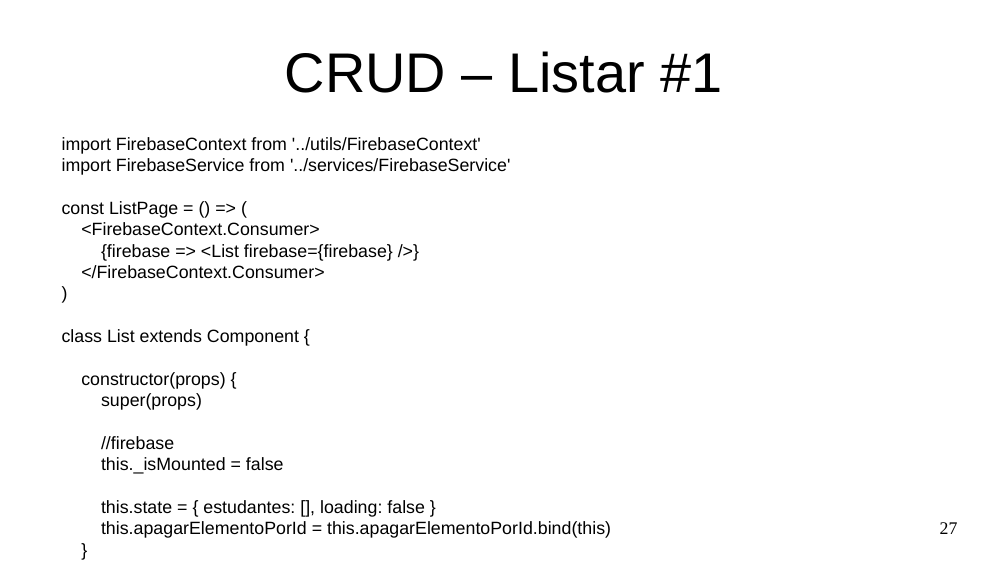
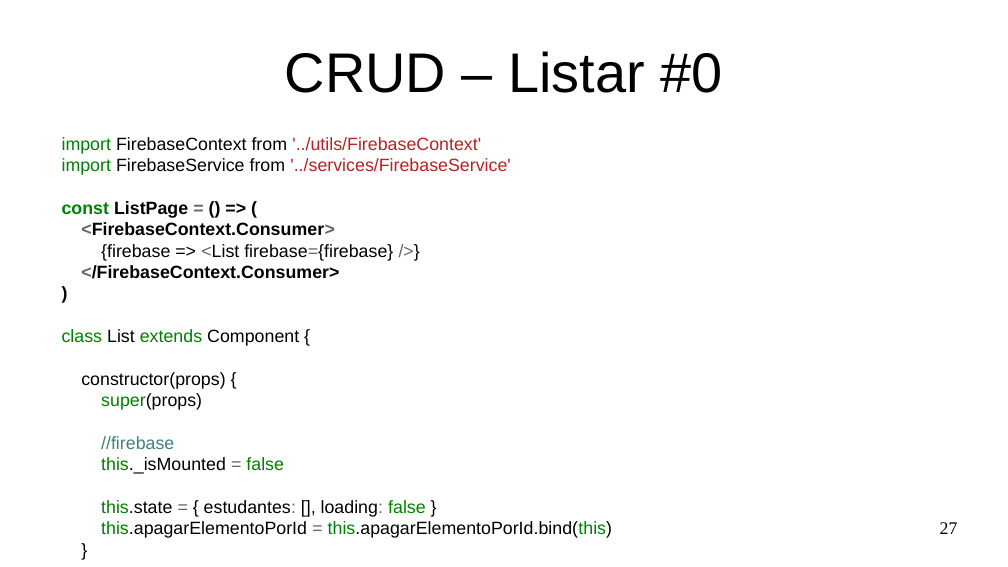
Before and after one commit to Marques-Dev/WEB_2020-1, a slide deck: slide 27 of SLIDES/aula07-crud-firebase.odp. Drawn at 1008x567 pixels with LibreOffice and Linux fonts; fonts in the diff are those of the drawing. Boxes give left, top, right and bottom in pixels: in the first picture for what was removed or moved away, otherwise in the second. Text is boxed around its words. In the diff, an @@ line names an element or a change of style, - is before the commit and + after.

Commit message:
slides crud tudo

```diff
--- a/SLIDES/aula07-crud-firebase.odp
+++ b/SLIDES/aula07-crud-firebase.odp
@@ title at bbox=[285, 51, 722, 93]: text changed @@
-CRUD – Listar #1
+CRUD – Listar #0
@@ text at bbox=[62, 137, 612, 538]: text colour #000000 to #008000 in "import", "import", "const", "class extends" and 4 more places; text colour #000000 to #BA2121 in "'../utils/FirebaseContext'", "'../services/FirebaseService'"; text colour #000000 to #666666 in "=", "<FirebaseContext.Consumer>", "<List firebase={firebase} />}", "</FirebaseContext.Consumer>" and 3 more places; bold on in "const ListPage = () => (", "<FirebaseContext.Consumer>", "</FirebaseContext.Consumer>", ")"; text colour #000000 to #408080 in "//firebase" @@
```
Also in this commit, not shown: 14 other slides changed, 10 slides added, 4 other files.
